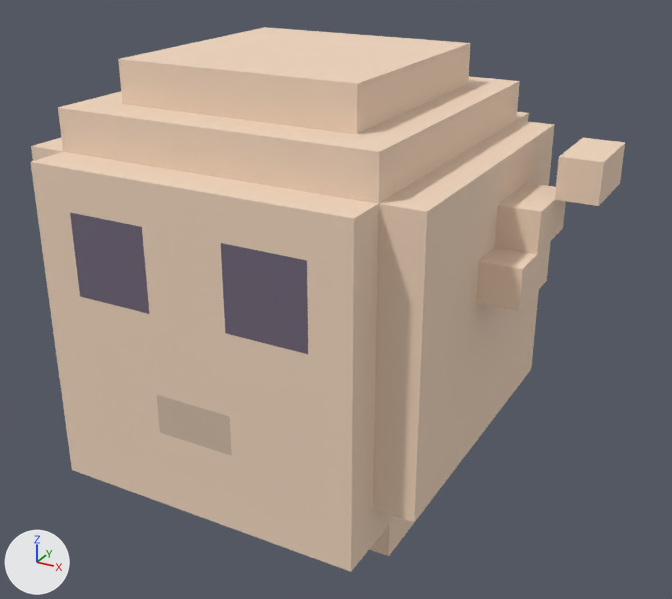
What one commit did to the glTF model crates/editor/assets/starter_library/models/elf_f.glb.
Both versions are drawn from a camera (50 mm lens) standing at (0.254, -0.438, 1.762) and looking at (0.009, 0.007, 1.539). The axes (+X, +Y, +Z) are drawn at lower left. The lights are the same throughout. The older version comes first. Vertices at exactly the same position are counted once.

The scene before the commit, as lines of its bpy script (objects in view):
```python
me_mesh_0 = bpy.data.meshes.new('Mesh_0')
me_mesh_0.from_pydata(...)  # 149 vertices, 212 faces; spans x -0.161..0.154, y -0.118..0.107, z 1.364..1.684
# faces by material slot: [4, 2, 206]
me_mesh_0.materials.append(mat_2a2230)  # grey #716678
me_mesh_0.materials.append(mat_a57f61)  # beige #d2bba6
me_mesh_0.materials.append(mat_e0ac84)  # beige #f1d6bf
ob_geometry_0 = bpy.data.objects.new('geometry_0', me_mesh_0)
ob_geometry_0.location = (0.0, 0.0, 0.0)
```
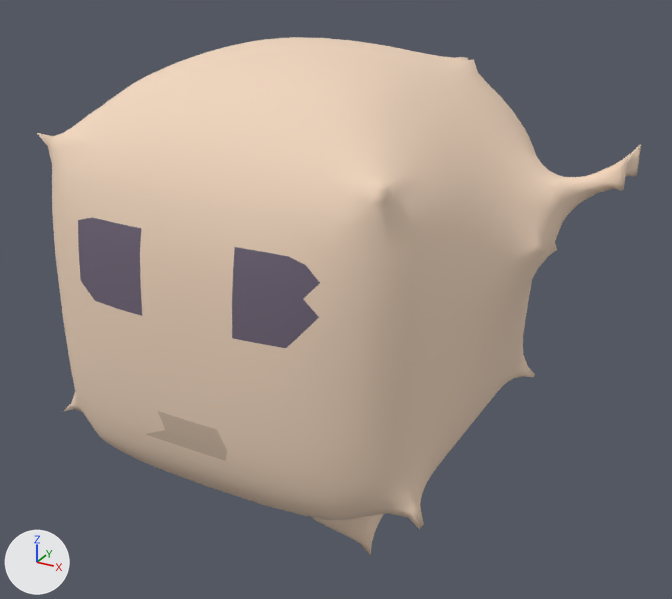
Location of each change, (x1, y1, x2, y2) in pixels of the pictures (672 x 599 px):
'geometry_0', reshaped: before (31, 27, 625, 572); after (37, 37, 641, 556)
part 1 of me_mesh_0, rebuilt: before (31, 27, 625, 572); after (37, 37, 641, 556)
part 2 of me_mesh_0, deleted (beige): before (369, 516, 415, 556)

The change, as a diff of the scene's bpy script:
```diff
--- a/crates/editor/assets/starter_library/models/elf_f.glb.py
+++ b/crates/editor/assets/starter_library/models/elf_f.glb.py
@@ me_mesh_0 @@
 # used by ob_geometry_0; location = (0.0, 0.0, 0.0)
-me_mesh_0.from_pydata(...)  # 149 vertices, 212 faces; spans x -0.161..0.154, y -0.118..0.107, z 1.364..1.684
+me_mesh_0.from_pydata(...)  # 2502 vertices, 5000 faces; spans x -0.153..0.163, y -0.124..0.113, z 1.358..1.689
+# me_mesh_0 part 1: the loose piece of 125 vertices spanning x -0.161..0.154, y -0.118..0.107, z 1.459..1.684 is rebuilt with 2502 vertices and now spans x -0.153..0.163, y -0.124..0.113, z 1.358..1.689
+# me_mesh_0 part 2: the loose piece of 24 vertices spanning x -0.042..0.048, y -0.014..0.076, z 1.364..1.459 is deleted
 me_mesh_0.materials.append(mat_2a2230)
```
